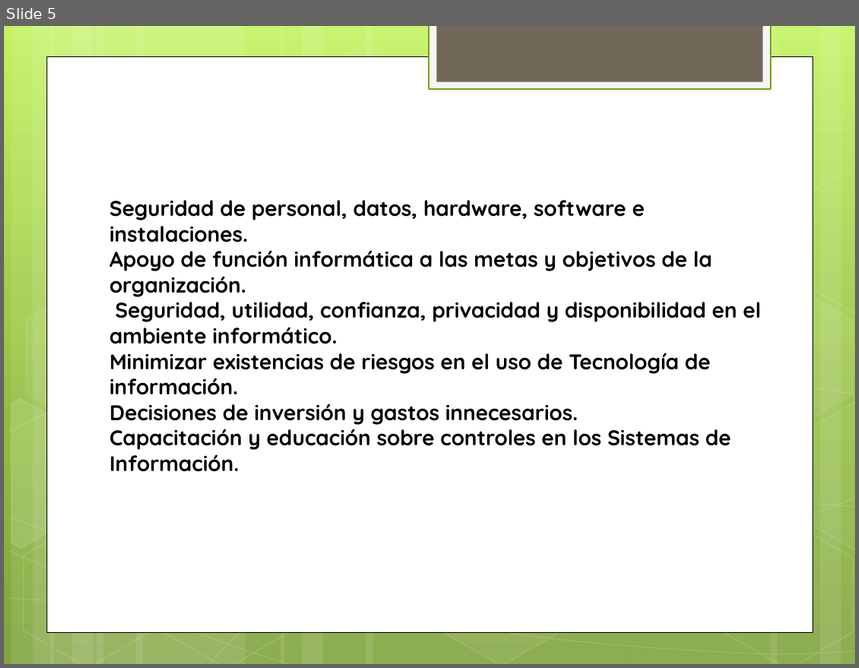
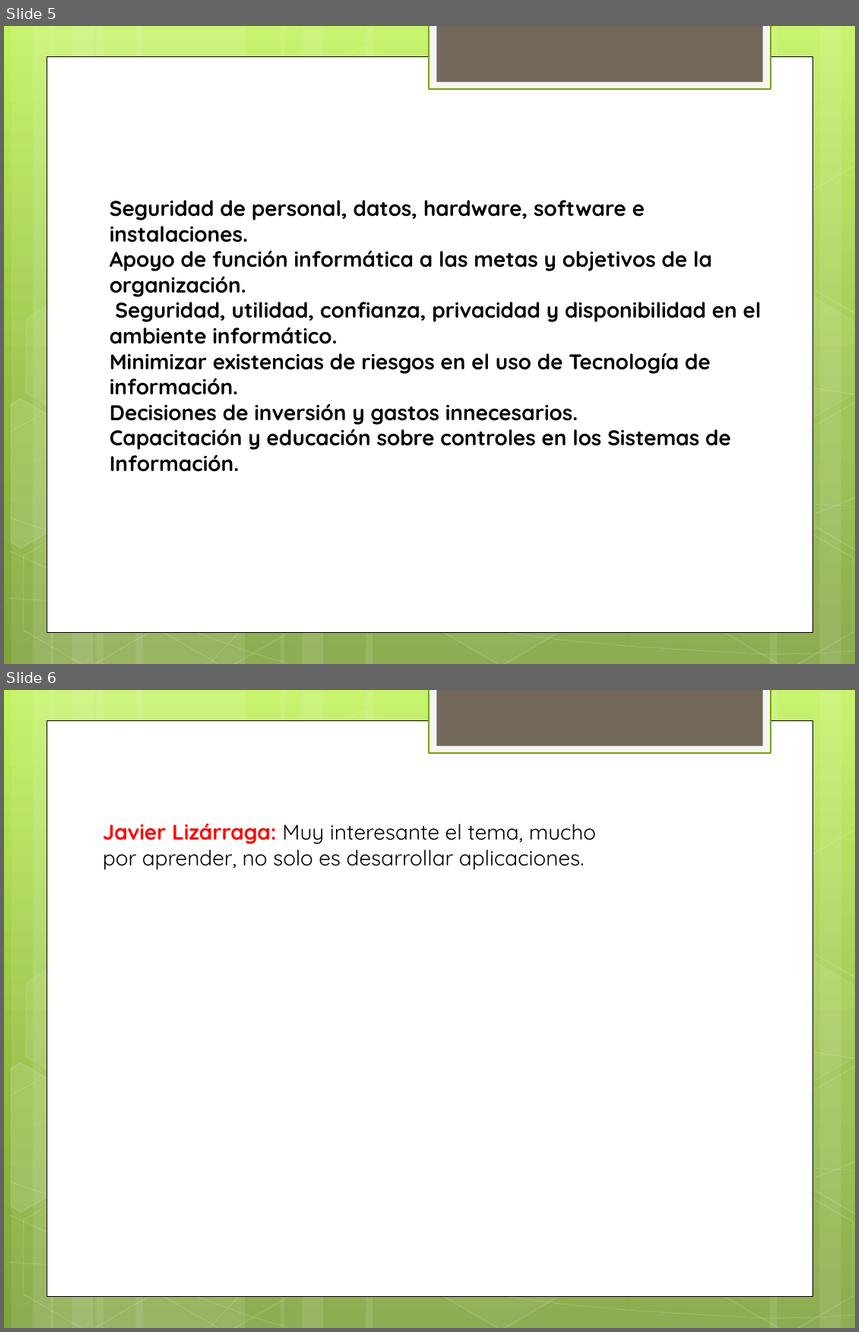
Before and after one commit to lc850/auditoria, a slide deck: La auditoria en informática y su entorno.pptx. Shown one above the other, each under a label of ours: slide 5 before the commit, slides 5 and 6 after it. The pictures are 859x668 and 859x1332 pixels, drawn with LibreOffice and Linux fonts; fonts in the diff are those of the drawing. Boxes give left, top, right and bottom in pixels: in the first picture for what was removed or moved away, otherwise in the second. Text is boxed around its words. In the diff, an @@ line names an element or a change of style, - is before the commit and + after.

```diff
--- a/La auditoria en informática y su entorno.pptx
+++ b/La auditoria en informática y su entorno.pptx
@@ slide 6 added at [4,690,855,1328], background gradient #C3F35F to #93BF3F to #81A53E; not listed: 31 template elements that a slide beside it also shows @@
@@ text added at [103,823,596,870], 18 pt, text #000000 @@
+Javier Lizárraga: Muy interesante el tema, mucho por aprender, no solo es desarrollar aplicaciones.
```
Also in this commit, not shown: 1 slide changed.
